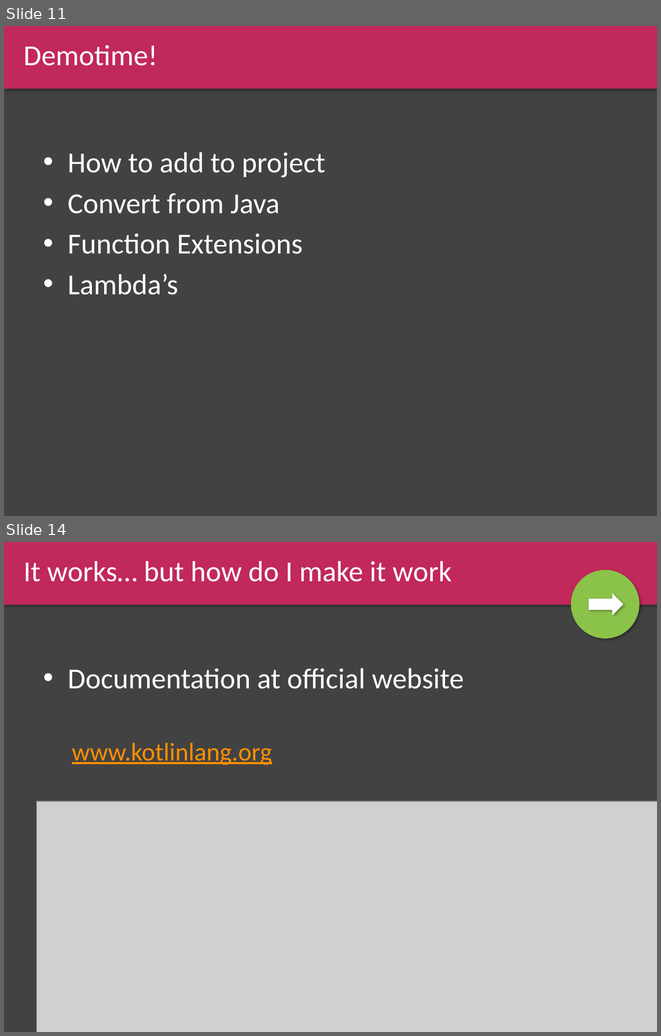
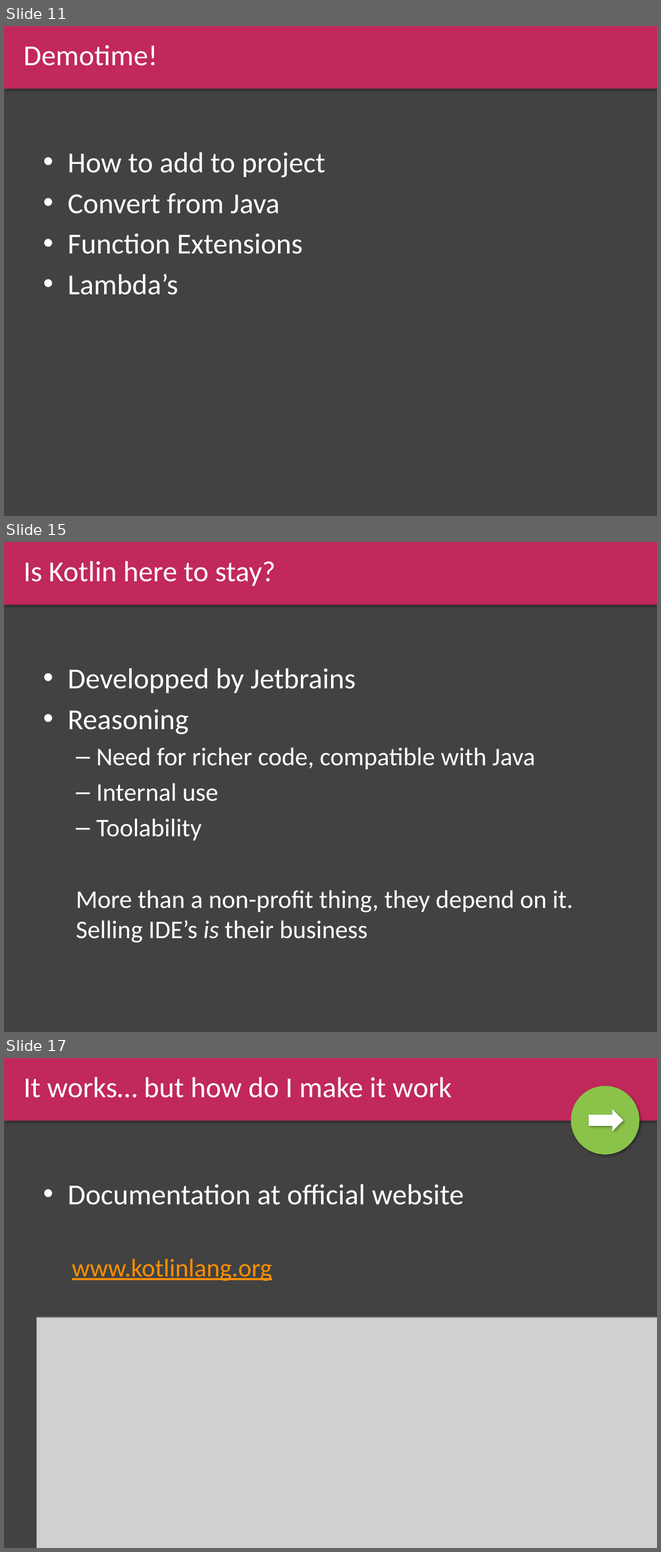
Before and after one commit to Endran/KotlinExample, a slide deck: Kotlin.pptx. Shown one above the other, each under a label of ours: slides 11 and 14 before the commit, slides 11, 15 and 17 after it; the slides between them are not shown. The pictures are 661x1036 and 661x1552 pixels, drawn with LibreOffice and Linux fonts; fonts in the diff are those of the drawing; grey boxes stand for pictures. Boxes give left, top, right and bottom in pixels: in the first picture for what was removed or moved away, otherwise in the second. Text is boxed around its words. In the diff, an @@ line names an element or a change of style, - is before the commit and + after.

```diff
--- a/Kotlin.pptx
+++ b/Kotlin.pptx
@@ slide 15 added at box(4, 542, 657, 1032), background #424242 @@
@@ rectangle added at box(4, 542, 657, 605), fill #C1285B, 32 pt, text #FFFFFF @@
+Is Kotlin here to stay?
@@ text added at box(68, 668, 573, 942), 28 pt, text #FFFFFF @@
+• Developped by Jetbrains
+• Reasoning
+  – Need for richer code, compatible with Java
+  – Internal use
+  – Toolability
+  More than a non-profit thing, they depend on it. Selling IDE’s is their business
@@ what was slide 14 is now slide 17 @@
```
Also in this commit, not shown: 4 slides changed, 3 other slides added.
